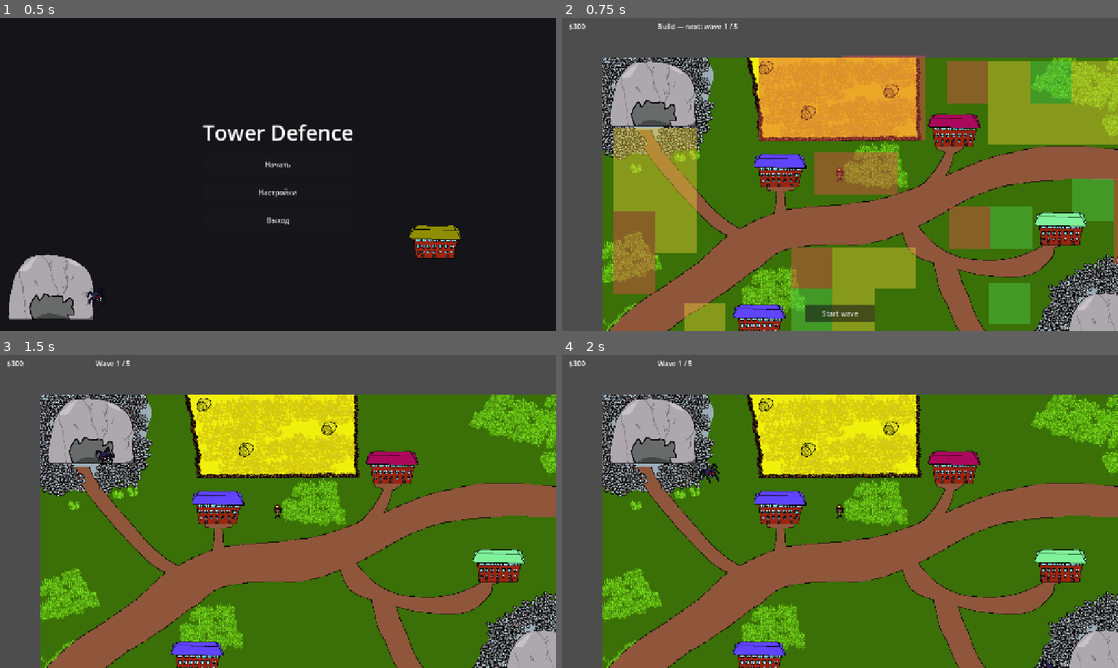
Above: before the commit, frames 1-4 (two rows, left to right).
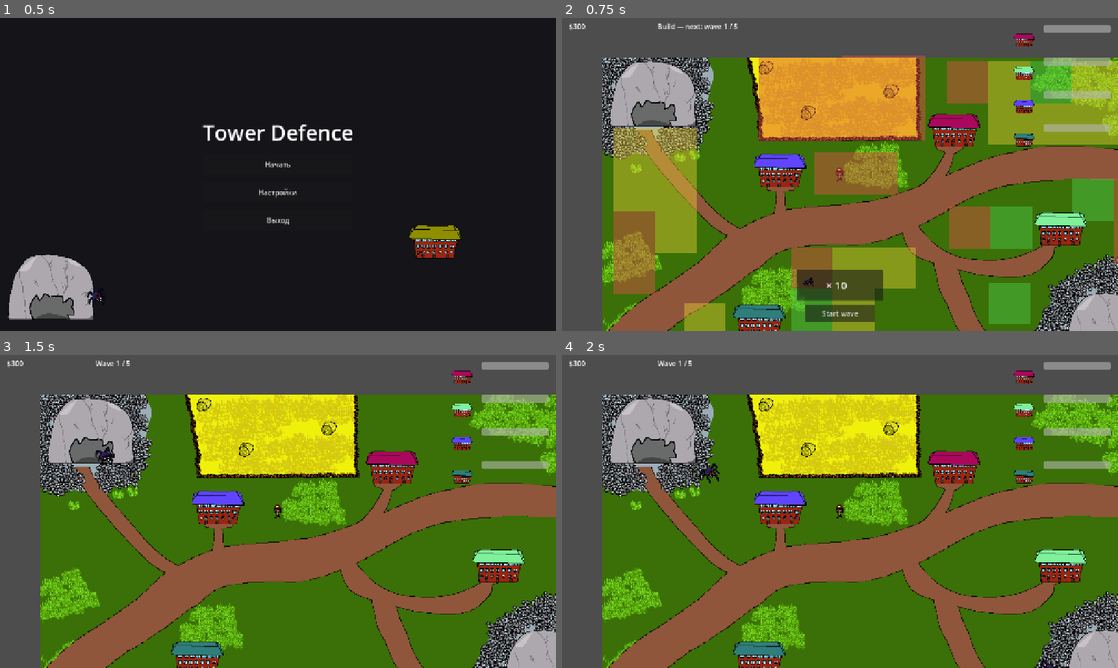
Above: after the commit, the same moments.

Repository: ternaryCat/ldjam59
Game: Godot game, scene res://components/menu.tscn
Two runs of this game, one before a commit and one after it. Both use one fixed random seed, a clock stepped at 60 frames per second and the inputs below.
Inputs:
- Up to frame 1 (0.5 s): no input
- Up to frame 2 (0.75 s): click "Начать" at 0.5 s
- Up to frame 3 (1.5 s): click "Start wave" at 1.25 s
- Up to frame 4 (2 s): no input

Frame 1 is identical in both runs. In frame 2, 3.7% of the frame differs, in the area x 30-99%, y 2-96%; in frame 3, 2.1%; in frame 4, 2.1%.

Commit message:
start wave hud + buildings hp bars

Diff:
--- a/components/level.gd
+++ b/components/level.gd
@@ -28,9 +28,12 @@
 	2: 1.5,
 }
 
+const WAVE_COUNTS: Array[int] = [10, 30, 60, 100, 300]
+
 @export var starting_money: int = 300
 @export var wave_reward: int = 150
-@export var total_waves: int = 5
+
+var total_waves: int = WAVE_COUNTS.size()
 
 var _money: int
 var _phase: Phase = Phase.BUILD
@@ -68,6 +71,7 @@
 	_buildings_remaining = buildings.size()
 	for b in buildings:
 		b.tree_exited.connect(_on_building_lost)
+	_hud.set_buildings(buildings)
 	_enter_build()
 
 
@@ -239,6 +243,8 @@
 	_build_grid.visible = true
 	_hud.set_money(_money)
 	_hud.show_build(_wave_index + 1, total_waves)
+	var next_count: int = WAVE_COUNTS[_wave_index] if _wave_index < total_waves else 0
+	_hud.set_next_wave(next_count)
 
 
 func _enter_wave() -> void:
@@ -248,10 +254,20 @@
 	_clear_preview(true)
 	_deselect()
 	_build_grid.visible = false
-	for spawner in _spawners.get_children():
-		if spawner.has_method("start_wave"):
-			spawner.start_wave()
-			_active_spawners += 1
+	var spawner_list: Array = []
+	for s in _spawners.get_children():
+		if s.has_method("start_wave"):
+			spawner_list.append(s)
+	var total_count: int = WAVE_COUNTS[_wave_index - 1]
+	var per_spawner: int = 0
+	var remainder: int = 0
+	if not spawner_list.is_empty():
+		per_spawner = total_count / spawner_list.size()
+		remainder = total_count - per_spawner * spawner_list.size()
+	for i in spawner_list.size():
+		var c: int = per_spawner + (1 if i < remainder else 0)
+		spawner_list[i].start_wave(c)
+		_active_spawners += 1
 	_hud.show_wave(_wave_index, total_waves)
 
 
--- a/components/level.tscn
+++ b/components/level.tscn
@@ -203,6 +203,6 @@
 
 [node name="building4" parent="buildings" unique_id=1677120667 instance=ExtResource("5_6o5hi")]
 position = Vector2(128, 567)
-roof_color = Color(0.37295854, 0.2713357, 1, 1)
+roof_color = Color(0.18423542, 0.49479502, 0.48123795, 1)
 
 [node name="hud" parent="." unique_id=444000005 instance=ExtResource("9_hud")]
--- a/components/level/building.gd
+++ b/components/level/building.gd
@@ -1,4 +1,7 @@
 extends StaticBody2D
+
+signal hp_changed(current: int, max_value: int)
+signal damaged
 
 @export var max_hp: int = 100
 @export var roof_color: Color = Color(1, 1, 1):
@@ -20,12 +23,16 @@
 	_hp = max_hp
 	_roof.modulate = roof_color
 	add_to_group("buildings")
+	hp_changed.emit(_hp, max_hp)
 
 
 func take_damage(amount: int) -> void:
 	_hp -= amount
+	damaged.emit()
 	if _hp <= 0:
+		hp_changed.emit(0, max_hp)
 		queue_free()
 		return
 	var t := 1.0 - float(_hp) / float(max_hp)
 	_sprite.modulate = HEALTHY_COLOR.lerp(DEAD_COLOR, t)
+	hp_changed.emit(_hp, max_hp)
--- /dev/null
+++ b/components/level/building_hud_entry.gd
@@ -0,0 +1,75 @@
+extends HBoxContainer
+
+const HOUSE_BASE_TEX: Texture2D = preload("res://images/home_base.png")
+const HOUSE_ROOF_TEX: Texture2D = preload("res://images/home_roof.png")
+const ICON_SCALE: float = 0.4
+const ICON_SIZE: Vector2 = Vector2(70, 70)
+const ROOF_OFFSET_LOCAL: Vector2 = Vector2(-3.0, -22.0)
+const SHAKE_DURATION: float = 0.25
+const SHAKE_AMPLITUDE: float = 5.0
+
+var _shake_time: float = 0.0
+var _icon_root: Control
+var _base_sprite: Sprite2D
+var _roof_sprite: Sprite2D
+var _base_pos: Vector2
+var _roof_pos: Vector2
+var _bar: ProgressBar
+
+
+func _init() -> void:
+	add_theme_constant_override("separation", 8)
+	_icon_root = Control.new()
+	_icon_root.custom_minimum_size = ICON_SIZE
+	_icon_root.mouse_filter = Control.MOUSE_FILTER_IGNORE
+	add_child(_icon_root)
+	_base_sprite = Sprite2D.new()
+	_base_sprite.texture = HOUSE_BASE_TEX
+	_base_sprite.scale = Vector2(ICON_SCALE, ICON_SCALE)
+	_base_pos = ICON_SIZE * 0.5
+	_base_sprite.position = _base_pos
+	_icon_root.add_child(_base_sprite)
+	_roof_sprite = Sprite2D.new()
+	_roof_sprite.texture = HOUSE_ROOF_TEX
+	_roof_sprite.scale = Vector2(ICON_SCALE, ICON_SCALE)
+	_roof_pos = ICON_SIZE * 0.5 + ROOF_OFFSET_LOCAL * ICON_SCALE
+	_roof_sprite.position = _roof_pos
+	_icon_root.add_child(_roof_sprite)
+	_bar = ProgressBar.new()
+	_bar.size_flags_horizontal = Control.SIZE_EXPAND_FILL
+	_bar.show_percentage = false
+	_bar.custom_minimum_size = Vector2(120, 18)
+	add_child(_bar)
+
+
+func bind(building: Node) -> void:
+	_roof_sprite.modulate = building.roof_color
+	_bar.max_value = building.max_hp
+	_bar.value = building.max_hp
+	if building.has_signal("hp_changed"):
+		building.hp_changed.connect(_on_hp_changed)
+	if building.has_signal("damaged"):
+		building.damaged.connect(_on_damaged)
+	building.tree_exited.connect(queue_free)
+
+
+func _on_hp_changed(curr: int, max_value: int) -> void:
+	_bar.max_value = max_value
+	_bar.value = curr
+
+
+func _on_damaged() -> void:
+	_shake_time = SHAKE_DURATION
+
+
+func _process(delta: float) -> void:
+	if _shake_time <= 0.0:
+		if _base_sprite.position != _base_pos:
+			_base_sprite.position = _base_pos
+			_roof_sprite.position = _roof_pos
+		return
+	_shake_time -= delta
+	var amp := SHAKE_AMPLITUDE * maxf(_shake_time / SHAKE_DURATION, 0.0)
+	var off := Vector2(randf_range(-amp, amp), randf_range(-amp, amp))
+	_base_sprite.position = _base_pos + off
+	_roof_sprite.position = _roof_pos + off
--- /dev/null
+++ b/components/level/buildings_panel.gd
@@ -0,0 +1,14 @@
+extends VBoxContainer
+
+const ENTRY_SCRIPT: Script = preload("res://components/level/building_hud_entry.gd")
+
+
+func set_buildings(buildings: Array) -> void:
+	for child in get_children():
+		child.queue_free()
+	for b in buildings:
+		if not is_instance_valid(b):
+			continue
+		var entry: HBoxContainer = ENTRY_SCRIPT.new()
+		add_child(entry)
+		entry.bind(b)
--- /dev/null
+++ b/components/level/buildings_panel.tscn
@@ -0,0 +1,7 @@
+[gd_scene load_steps=2 format=3]
+
+[ext_resource type="Script" path="res://components/level/buildings_panel.gd" id="1_panel"]
+
+[node name="buildings_panel" type="VBoxContainer"]
+script = ExtResource("1_panel")
+theme_override_constants/separation = 6
--- a/components/level/hud.gd
+++ b/components/level/hud.gd
@@ -13,8 +13,11 @@
 @onready var _confirm_panel: PanelContainer = $root/confirm
 @onready var _confirm_button: Button = $root/confirm/row/confirm_btn
 @onready var _cancel_button: Button = $root/confirm/row/cancel_btn
+@onready var _buildings_panel: VBoxContainer = $root/buildings_panel
+@onready var _wave_preview: PanelContainer = $root/wave_preview
 
 var _in_build: bool = false
+var _has_next_wave: bool = false
 
 
 func _ready() -> void:
@@ -23,6 +26,7 @@
 	_cancel_button.pressed.connect(func() -> void: cancel_requested.emit())
 	_picker.visible = false
 	_confirm_panel.visible = false
+	_wave_preview.visible = false
 
 
 func set_money(value: int) -> void:
@@ -32,33 +36,32 @@
 func show_build(next_wave: int, total: int) -> void:
 	_in_build = true
 	_phase_label.text = "Build — next: wave %d / %d" % [next_wave, total]
-	if not _picker.visible and not _confirm_panel.visible:
-		_start_button.visible = true
 	_start_button.disabled = false
+	_refresh_bottom()
 
 
 func show_wave(wave: int, total: int) -> void:
 	_in_build = false
 	_phase_label.text = "Wave %d / %d" % [wave, total]
-	_start_button.visible = false
 	_picker.visible = false
 	_confirm_panel.visible = false
+	_refresh_bottom()
 
 
 func show_victory() -> void:
 	_in_build = false
 	_phase_label.text = "Victory!"
-	_start_button.visible = false
 	_picker.visible = false
 	_confirm_panel.visible = false
+	_refresh_bottom()
 
 
 func show_defeat() -> void:
 	_in_build = false
 	_phase_label.text = "Defeat"
-	_start_button.visible = false
 	_picker.visible = false
 	_confirm_panel.visible = false
+	_refresh_bottom()
 
 
 func show_picker(items: Array) -> void:
@@ -68,13 +71,12 @@
 		_picker_row.add_child(_build_card(item))
 	_picker.visible = true
 	_confirm_panel.visible = false
-	_start_button.visible = false
+	_refresh_bottom()
 
 
 func hide_picker() -> void:
 	_picker.visible = false
-	if _in_build and not _confirm_panel.visible:
-		_start_button.visible = true
+	_refresh_bottom()
 
 
 func show_confirm(cost: int, affordable: bool) -> void:
@@ -82,13 +84,29 @@
 	_confirm_button.disabled = not affordable
 	_confirm_panel.visible = true
 	_picker.visible = false
-	_start_button.visible = false
+	_refresh_bottom()
 
 
 func hide_confirm() -> void:
 	_confirm_panel.visible = false
-	if _in_build and not _picker.visible:
-		_start_button.visible = true
+	_refresh_bottom()
+
+
+func set_buildings(buildings: Array) -> void:
+	_buildings_panel.set_buildings(buildings)
+
+
+func set_next_wave(count: int) -> void:
+	_has_next_wave = count > 0
+	if _has_next_wave:
+		_wave_preview.set_count(count)
+	_refresh_bottom()
+
+
+func _refresh_bottom() -> void:
+	var bottom_free := _in_build and not _picker.visible and not _confirm_panel.visible
+	_start_button.visible = bottom_free
+	_wave_preview.visible = bottom_free and _has_next_wave
 
 
 func _build_card(item: Dictionary) -> Control:
--- a/components/level/hud.tscn
+++ b/components/level/hud.tscn
@@ -1,6 +1,8 @@
-[gd_scene load_steps=2 format=3]
+[gd_scene load_steps=4 format=3]
 
 [ext_resource type="Script" path="res://components/level/hud.gd" id="1_hud"]
+[ext_resource type="PackedScene" path="res://components/level/buildings_panel.tscn" id="2_bldp"]
+[ext_resource type="PackedScene" path="res://components/level/wave_preview.tscn" id="3_wvp"]
 
 [node name="hud" type="CanvasLayer"]
 script = ExtResource("1_hud")
@@ -29,6 +31,29 @@
 offset_bottom = 40.0
 text = "Build"
 mouse_filter = 2
+
+[node name="buildings_panel" parent="root" instance=ExtResource("2_bldp")]
+layout_mode = 1
+anchor_left = 1.0
+anchor_top = 0.0
+anchor_right = 1.0
+anchor_bottom = 1.0
+offset_left = -250.0
+offset_top = 16.0
+offset_right = -16.0
+offset_bottom = -16.0
+mouse_filter = 2
+
+[node name="wave_preview" parent="root" instance=ExtResource("3_wvp")]
+layout_mode = 1
+anchor_left = 0.5
+anchor_top = 1.0
+anchor_right = 0.5
+anchor_bottom = 1.0
+offset_left = -100.0
+offset_top = -140.0
+offset_right = 100.0
+offset_bottom = -70.0
 
 [node name="start_wave" type="Button" parent="root"]
 layout_mode = 1
--- a/components/level/spawner.gd
+++ b/components/level/spawner.gd
@@ -34,7 +34,9 @@
 	_spawn()
 
 
-func start_wave() -> void:
+func start_wave(count: int = -1) -> void:
+	if count >= 0:
+		max_spawns = count
 	_spawned = 0
 	_cooldown = 0.0
 	_finished = false
--- /dev/null
+++ b/components/level/wave_preview.gd
@@ -0,0 +1,27 @@
+extends PanelContainer
+
+const ENEMY_SCENE: PackedScene = preload("res://components/level/enemy.tscn")
+const ICON_SIZE: Vector2 = Vector2(56, 56)
+
+@onready var _icon: Control = $row/icon
+@onready var _label: Label = $row/label
+
+var _sprite: AnimatedSprite2D
+
+
+func _ready() -> void:
+	var probe: Node = ENEMY_SCENE.instantiate()
+	var probe_sprite: AnimatedSprite2D = probe.get_node("sprite")
+	var frames: SpriteFrames = probe_sprite.sprite_frames
+	probe.free()
+	_sprite = AnimatedSprite2D.new()
+	_sprite.sprite_frames = frames
+	_sprite.animation = &"walk"
+	_sprite.scale = Vector2(0.5, 0.5)
+	_sprite.position = ICON_SIZE * 0.5
+	_icon.add_child(_sprite)
+	_sprite.play(&"walk")
+
+
+func set_count(count: int) -> void:
+	_label.text = "× %d" % count
--- /dev/null
+++ b/components/level/wave_preview.tscn
@@ -0,0 +1,17 @@
+[gd_scene load_steps=2 format=3]
+
+[ext_resource type="Script" path="res://components/level/wave_preview.gd" id="1_wp"]
+
+[node name="wave_preview" type="PanelContainer"]
+script = ExtResource("1_wp")
+
+[node name="row" type="HBoxContainer" parent="."]
+theme_override_constants/separation = 12
+
+[node name="icon" type="Control" parent="row"]
+custom_minimum_size = Vector2(56, 56)
+mouse_filter = 2
+
+[node name="label" type="Label" parent="row"]
+text = "× 0"
+theme_override_font_sizes/font_size = 24
Not shown, added: components/level/building_hud_entry.gd.uid
Not shown, added: components/level/buildings_panel.gd.uid
Not shown, added: components/level/wave_preview.gd.uid
